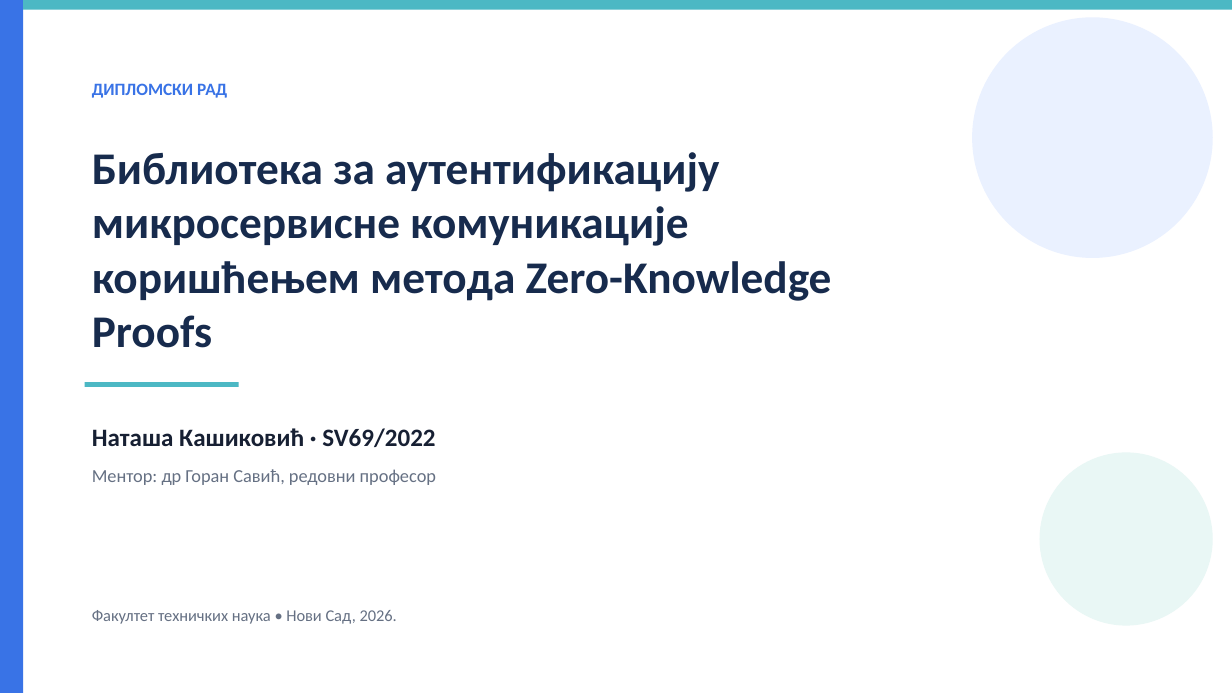
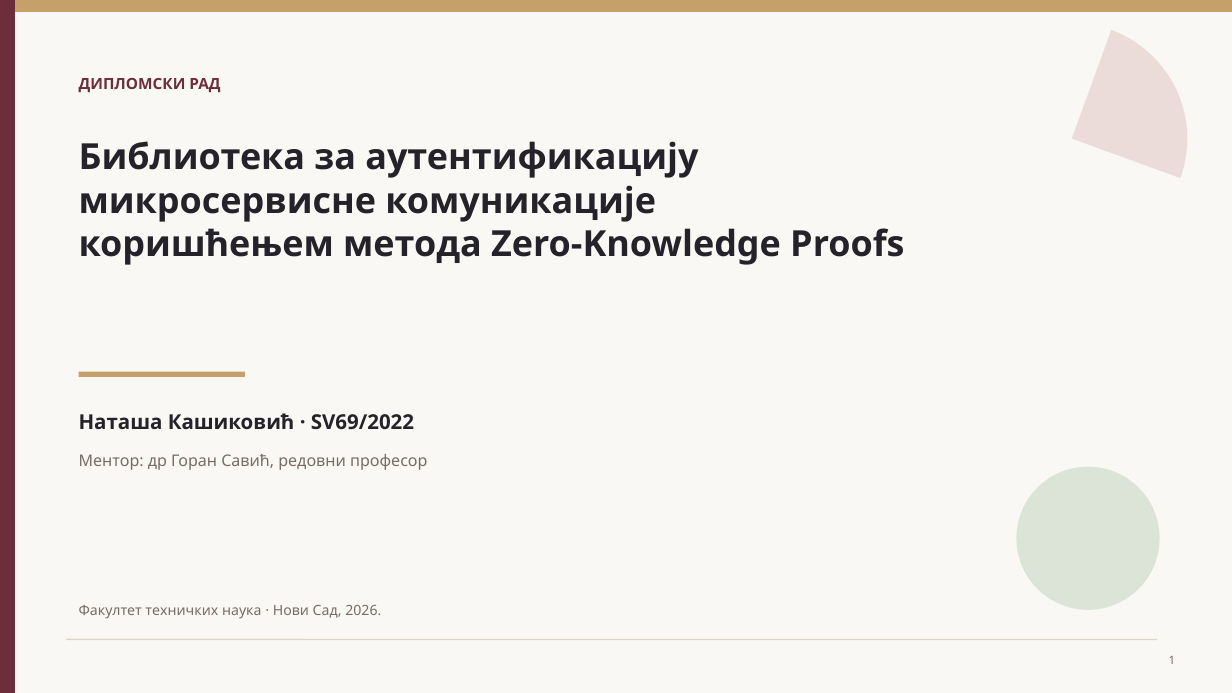
Before and after one commit to natasakasikovic/bachelors, a slide deck: slide 1 of presentation.pptx. Drawn at 1232x693 pixels with LibreOffice and Linux fonts; fonts in the diff are those of the drawing. Boxes give left, top, right and bottom in pixels: in the first picture for what was removed or moved away, otherwise in the second. Text is boxed around its words. In the diff, an @@ line names an element or a change of style, - is before the commit and + after.

```diff
--- a/presentation.pptx
+++ b/presentation.pptx
@@ background #FFFFFF to #FAF8F4 @@
@@ rectangle removed at box(0, 0, 23, 693) @@
@@ rectangle added at box(0, 0, 1232, 11), fill #C6A06B, outline #C6A06B 1 pt @@
@@ rectangle added at box(0, 0, 15, 693), fill #6E2D3A, outline #6E2D3A 1 pt @@
@@ rectangle removed at box(23, 0, 1232, 9) @@
@@ arc (boxed as its full ellipse) added at box(924, 0, 1220, 287), fill #E8D6D5 at 82% opacity @@
@@ ellipse removed at box(972, 18, 1213, 258) @@
@@ text "ДИПЛОМСКИ РАД" at box(79, 78, 220, 93): size 13.5 to 12 pt, font Calibri to Noto Sans, text colour #3973E6 to #6E2D3A @@
@@ text "Библиотека за аутентификацију" at box(79, 141, 904, 265): size 35.2 to 28 pt, font Calibri to Noto Sans, text colour #172B4D to #25222A; vertical alignment middle to top @@
@@ line added from (79, 374) to (245, 374), #C6A06B 4 pt @@
@@ rectangle removed at box(85, 383, 239, 387) @@
@@ text "Наташа Кашиковић · SV69/2022": place and size @@
-text "Наташа Кашиковић · SV69/2022" at box(92, 428, 435, 447)
+text "Наташа Кашиковић · SV69/2022" at box(79, 413, 414, 430)
@@ text "Наташа Кашиковић · SV69/2022" at box(79, 413, 414, 430): size 19.5 to 16 pt, font Calibri to Noto Sans, text colour #172033 to #25222A @@
@@ text "Ментор: др Горан Савић, редовни ...": place and size @@
-text "Ментор: др Горан Савић, редовни ..." at box(92, 469, 436, 485)
+text "Ментор: др Горан Савић, редовни ..." at box(79, 454, 427, 470)
@@ text "Ментор: др Горан Савић, редовни ..." at box(79, 454, 427, 470): size 14.2 to 12.5 pt, font Calibri to Noto Sans, text colour #657083 to #766C68 @@
@@ ellipse: place and size @@
-ellipse at box(1040, 453, 1214, 627)
+ellipse at box(1017, 467, 1160, 610)
@@ ellipse at box(1017, 467, 1160, 610): fill #E9F7F5 to #D9E1D4 at 90% opacity @@
@@ text at box(79, 605, 381, 619): text changed; size 12.8 to 11 pt; font Calibri to Noto Sans; text colour #657083 to #766C68 @@
-Факултет техничких наука • Нови Сад, 2026.
+Факултет техничких наука · Нови Сад, 2026.
@@ line added from (67, 640) to (1157, 640), #DDD5CA 1 pt @@
@@ text added at box(1169, 656, 1176, 664), 9 pt, text #766C68 @@
+1
```
Also in this commit, not shown: 6 other slides changed, 15 slides added, 6 slides removed, 2 other files.
